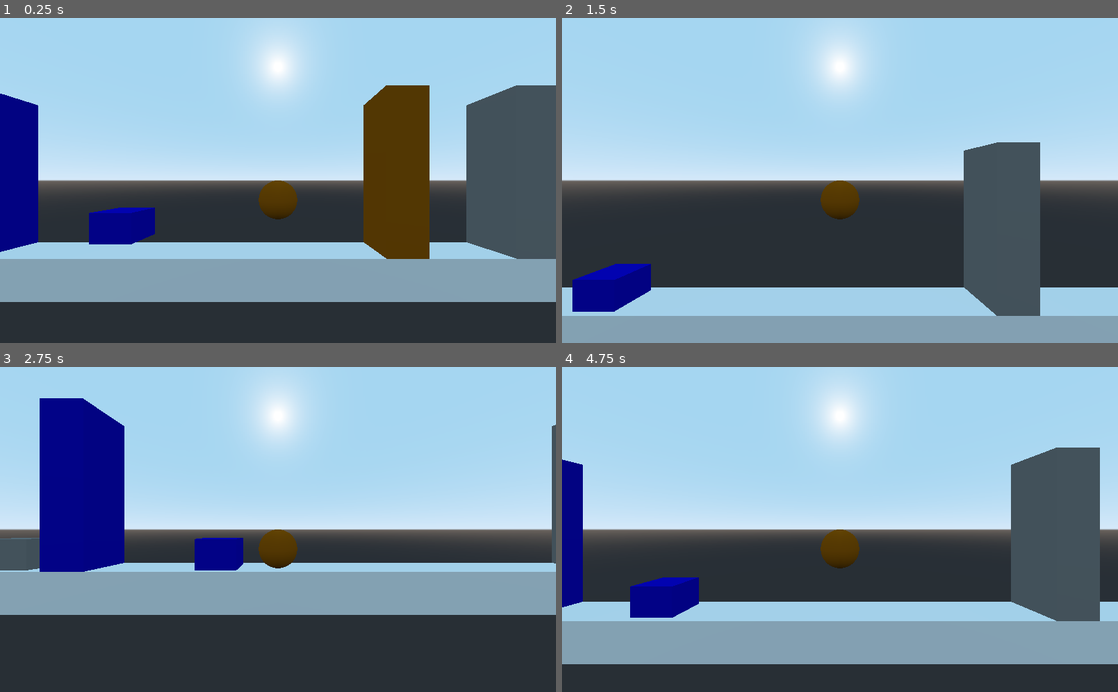
Above: before the commit, frames 1-4 (two rows, left to right).
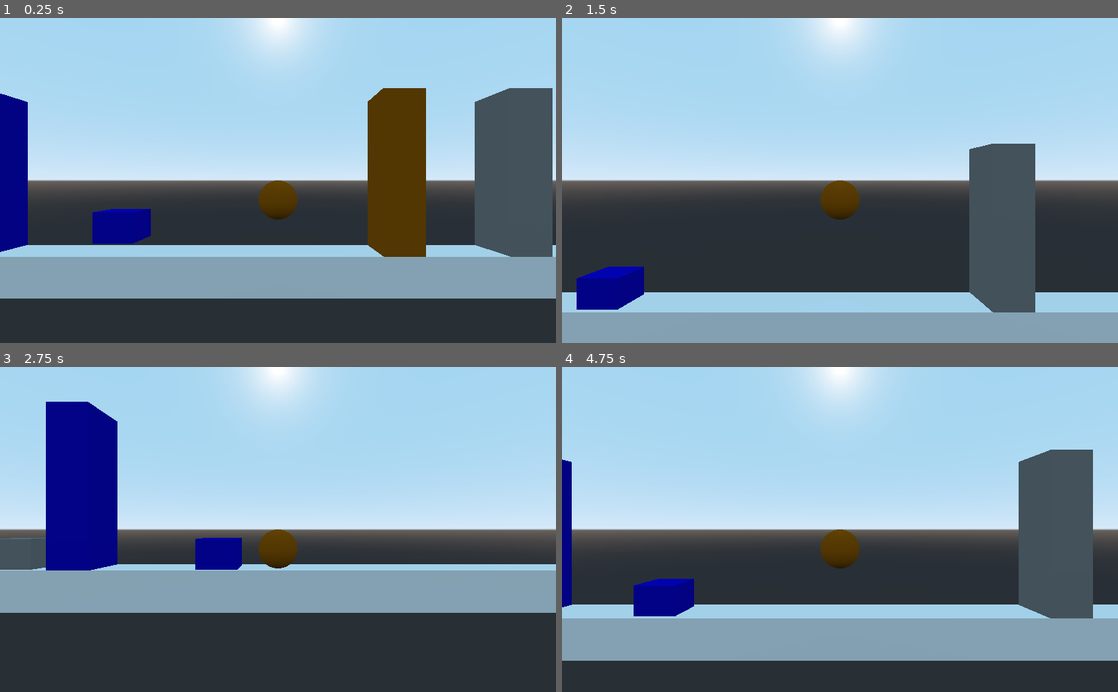
Above: after the commit, the same moments.

Repository: tomas7770/puzzle-ball
Game: Godot game, scene res://Scenes/TestScene.tscn
Two runs of this game, one before a commit and one after it. Both use one fixed random seed, a clock stepped at 60 frames per second and the inputs below. This scene is started directly instead of the project's main scene.
Inputs:
- Up to frame 1 (0.25 s): no input
- Up to frame 2 (1.5 s): hold Right (plr1_right) 0.53-1.28 s; hold Z (plr1_magnet) 0.53-1.28 s; tap Space (plr1_jump) at 0.77 s; hold Left (plr1_left) from 1.28 s (still down); tap Z (plr1_magnet) at 1.35 s
- Up to frame 3 (2.75 s): tap Space (plr1_jump) at 1.52 s; release Left (plr1_left) at 2.03 s; hold Right (plr1_right) from 2.03 s (still down); hold Z (plr1_magnet) from 2.03 s (still down)
- Up to frame 4 (4.75 s): release Z (plr1_magnet) at 2.78 s; tap Z (plr1_magnet) at 2.85, 4.35 s; tap Space (plr1_jump) at 3.02, 3.77, 4.52 s; release Right (plr1_right) at 3.53 s; hold Z (plr1_magnet) 3.53-4.28 s; hold Left (plr1_left) from 3.53 s (still down)

The runs differ from the first frame. In frame 1, 6.2% of the frame differs, in the area x 0-100%, y 0-88%; in frame 2, 4.6%; in frame 3, 4.2%; in frame 4, 6.1%.

Commit message:
Restore original FOV but move camera further away

Diff:
--- a/Scenes/PlayerCamera/PlayerCamera.gd
+++ b/Scenes/PlayerCamera/PlayerCamera.gd
@@ -1,7 +1,7 @@
 extends Camera
 
 var player
-var offset = Vector3(0, 1, 8.5)
+var offset = Vector3(0, 1, 12)
 
 func set_player(new_player):
 	player = new_player
--- a/Scenes/PlayerCamera/PlayerCamera.tscn
+++ b/Scenes/PlayerCamera/PlayerCamera.tscn
@@ -4,5 +4,4 @@
 
 [node name="PlayerCamera" type="Camera"]
 physics_interpolation_mode = 1
-fov = 90.0
 script = ExtResource( 1 )
